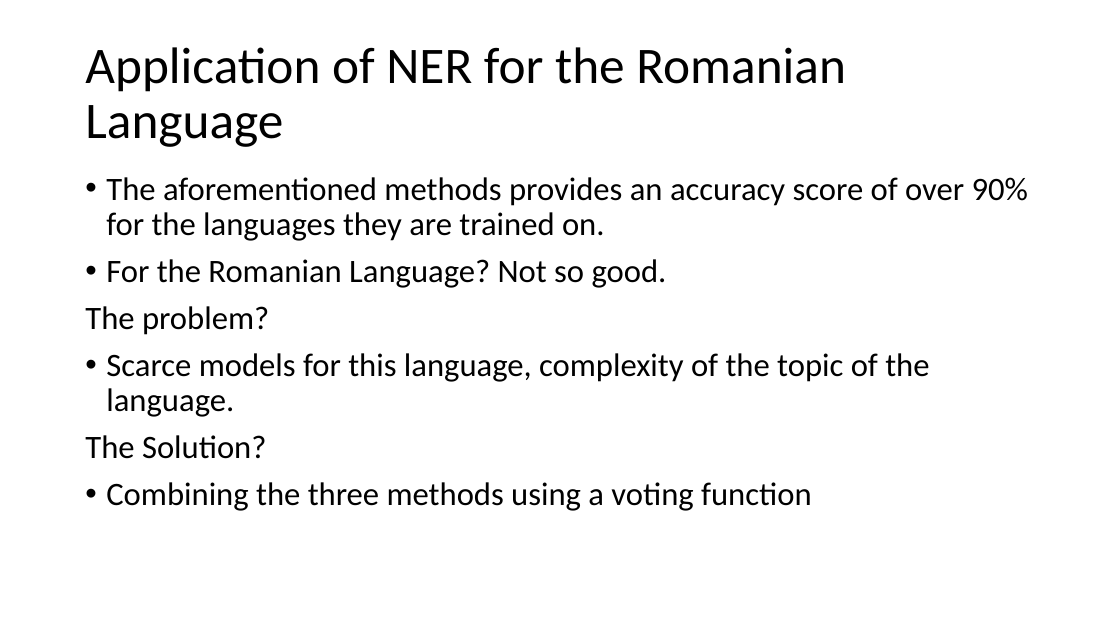
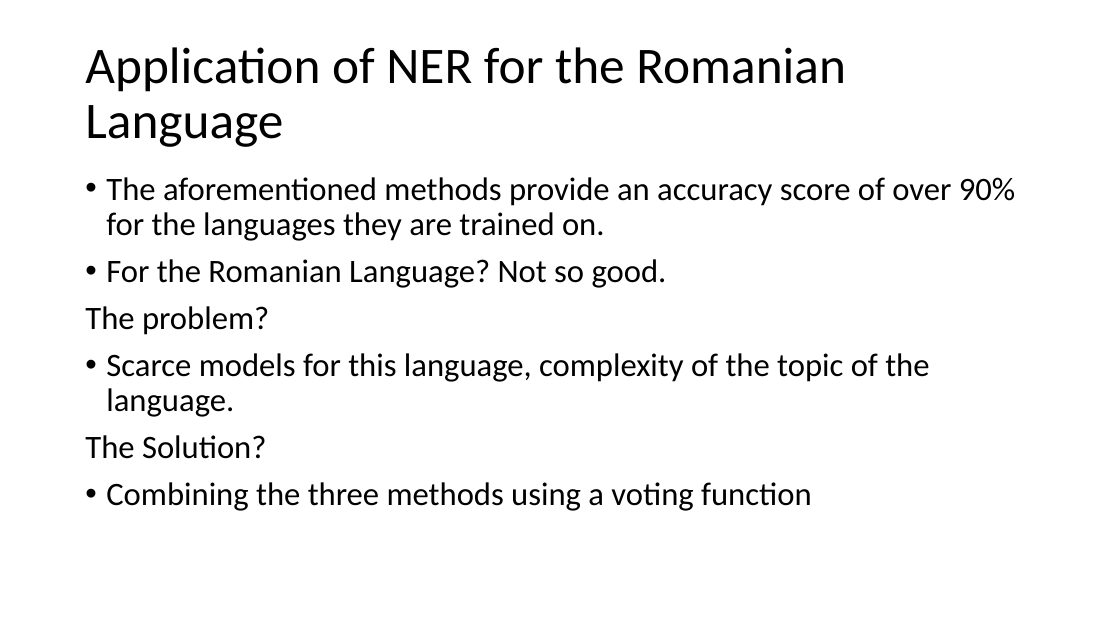
Before and after one commit to alexad19/Licenta2019DrumeaAlexandru, a slide deck: slide 8 of Presentation/Named Entity Recognition for the Romanian Language.pptx. Drawn at 1120x630 pixels with LibreOffice and Linux fonts; fonts in the diff are those of the drawing. Boxes give left, top, right and bottom in pixels: in the first picture for what was removed or moved away, otherwise in the second. Text is boxed around its words. In the diff, an @@ line names an element or a change of style, - is before the commit and + after.

```diff
--- a/Presentation/Named Entity Recognition for the Romanian Language.pptx
+++ b/Presentation/Named Entity Recognition for the Romanian Language.pptx
@@ text at (106,177,1015,241): text changed @@
-• The aforementioned methods provides an accuracy score of over 90% for the languages they are trained on.
+• The aforementioned methods provide an accuracy score of over 90% for the languages they are trained on.
```
Also in this commit, not shown: 3 other slides changed, 2 slides removed, 1 other file.
